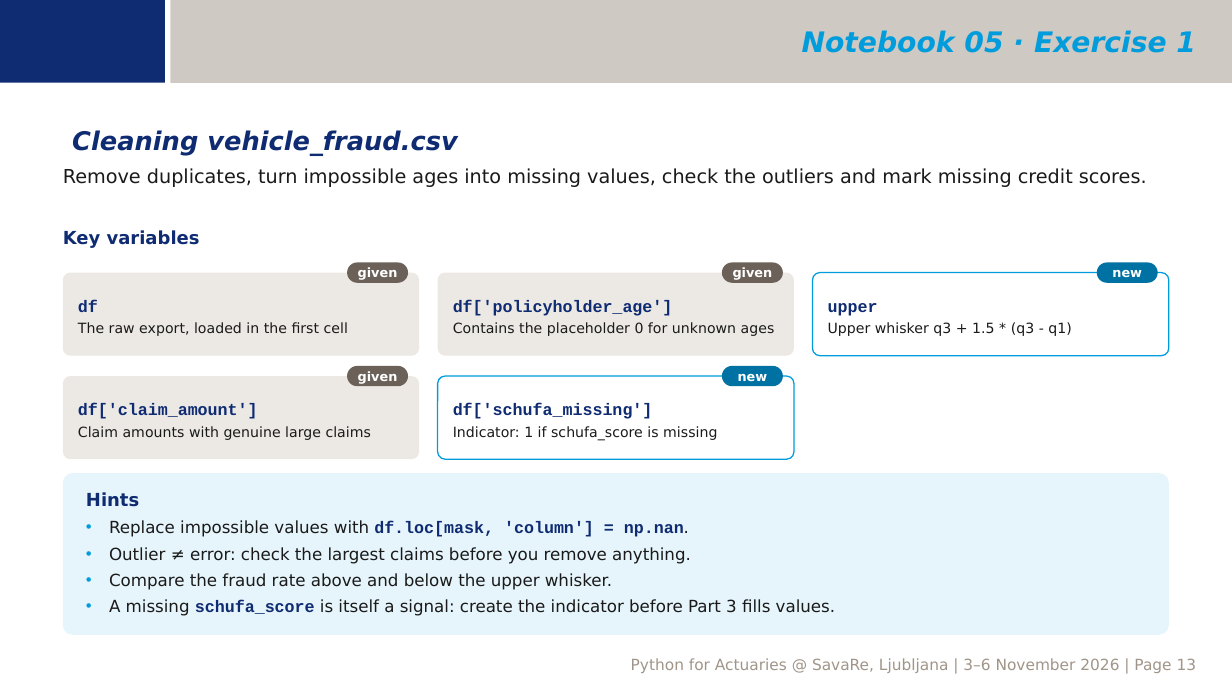
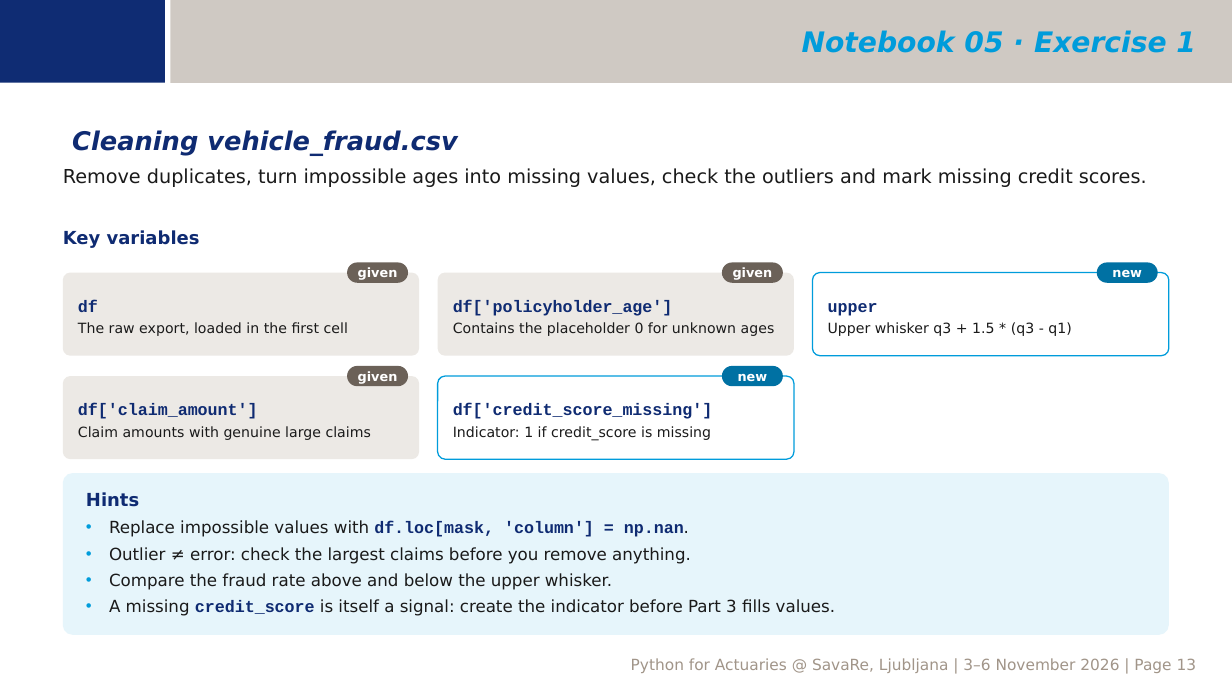
Before and after one commit to ktnspr/py4lju, a slide deck: slide 13 of 00_seminar_intro.pptx. Drawn at 1232x693 pixels with LibreOffice and Linux fonts; fonts in the diff are those of the drawing; background and template pictures are left out. Boxes give left, top, right and bottom in pixels: in the first picture for what was removed or moved away, otherwise in the second. Text is boxed around its words. In the diff, an @@ line names an element or a change of style, - is before the commit and + after.

```diff
--- a/00_seminar_intro.pptx
+++ b/00_seminar_intro.pptx
@@ text in rounded rectangle at [453, 403, 713, 440]: text changed @@
-df['schufa_missing']
-Indicator: 1 if schufa_score is missing
+df['credit_score_missing']
+Indicator: 1 if credit_score is missing
@@ text in rounded rectangle at [109, 599, 835, 616]: text changed @@
-• A missing schufa_score is itself a signal: create the indicator before Part 3 fills values.
+• A missing credit_score is itself a signal: create the indicator before Part 3 fills values.
```
Also in this commit, not shown: 4 other slides changed, 18 other files.
